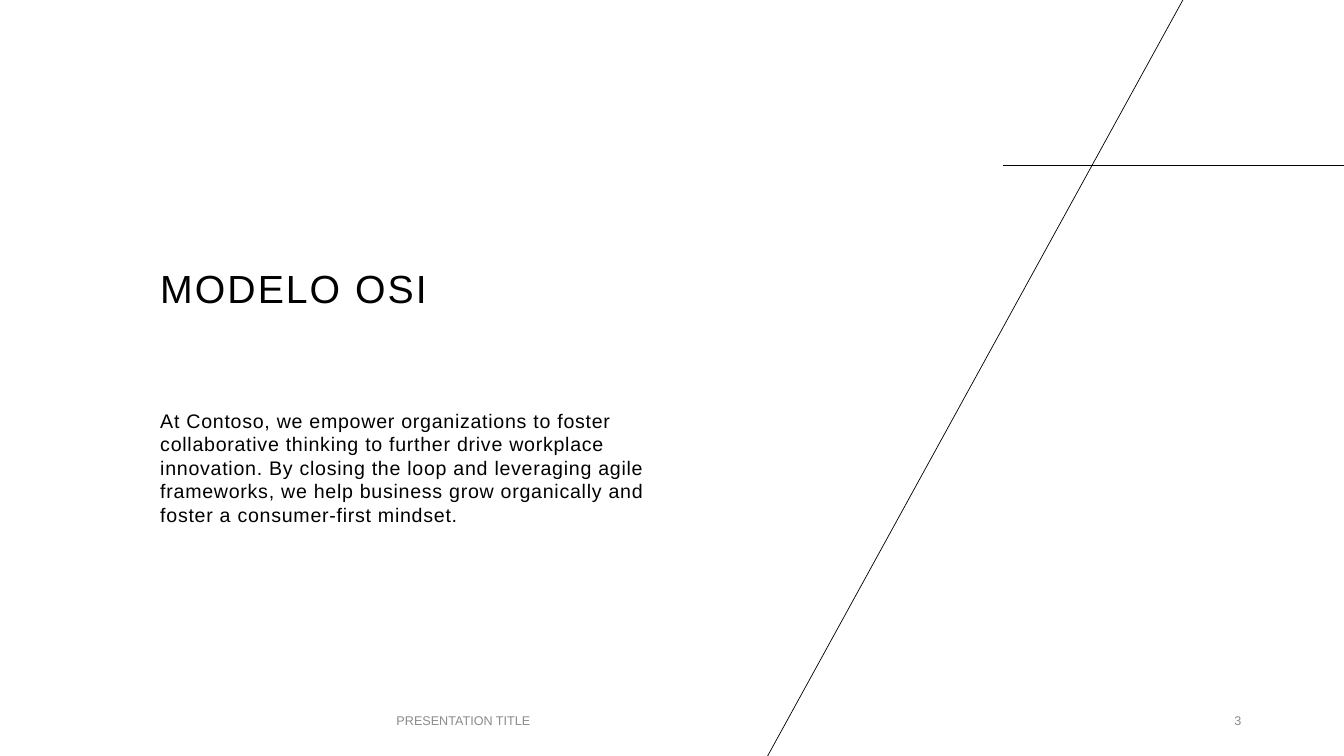
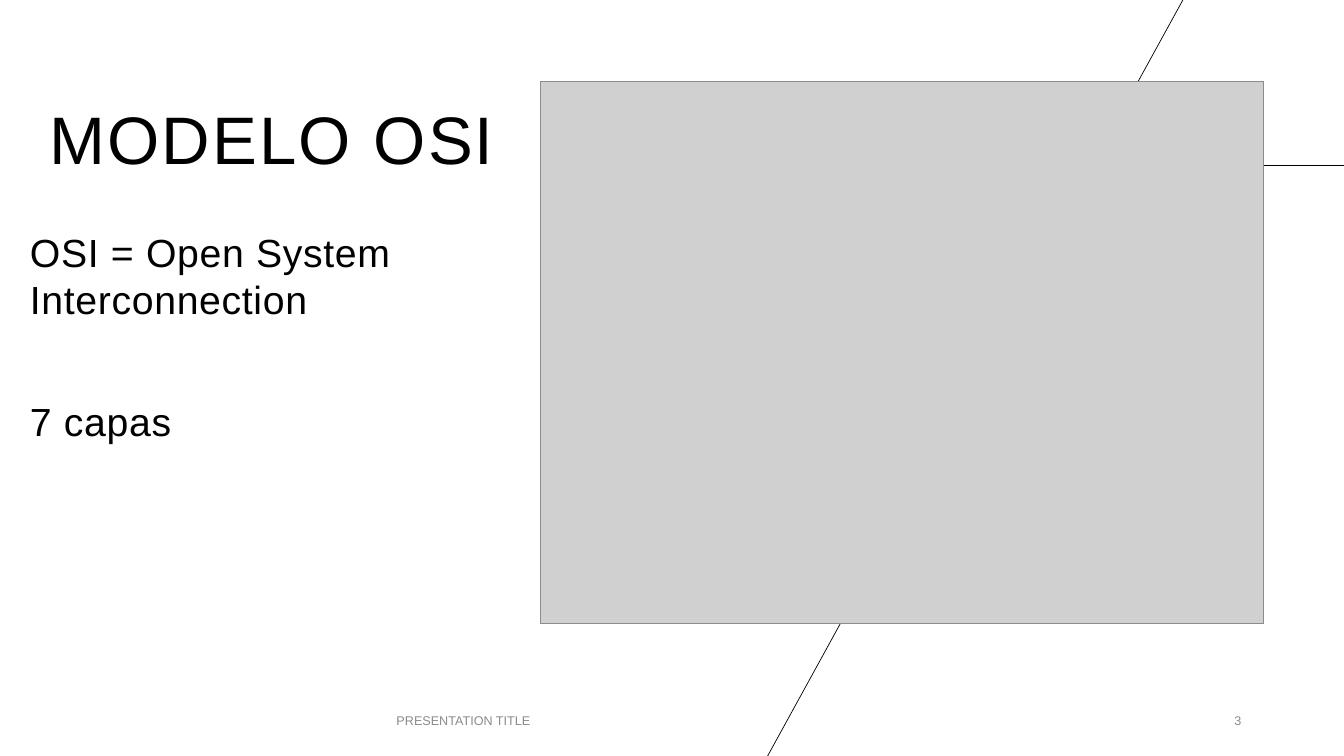
Before and after one commit to jphed/Sem4ULSA, a slide deck: slide 3 of Redes/REDES.pptx. Drawn at 1344x756 pixels with LibreOffice and Linux fonts; fonts in the diff are those of the drawing; grey boxes stand for pictures. Boxes give left, top, right and bottom in pixels: in the first picture for what was removed or moved away, otherwise in the second. Text is boxed around its words. In the diff, an @@ line names an element or a change of style, - is before the commit and + after.

```diff
--- a/Redes/REDES.pptx
+++ b/Redes/REDES.pptx
@@ title "MODELO OSI": place and size @@
-title "MODELO OSI" at bbox=[160, 275, 427, 304]
+title "MODELO OSI" at bbox=[50, 117, 494, 165]
@@ title "MODELO OSI" at bbox=[50, 117, 494, 165]: size 28 to 48 pt @@
@@ picture added at bbox=[540, 82, 1263, 624] @@
@@ text at bbox=[30, 239, 390, 444]: text changed; size 14 to 28 pt @@
-At Contoso, we empower organizations to foster collaborative thinking to further drive workplace innovation. By closing the loop and leveraging agile frameworks, we help business grow organically and foster a consumer-first mindset.
+OSI = Open System Interconnection
+7 capas
```
Also in this commit, not shown: 2 other slides changed, 1 slide added, 1 slide removed, 1 other file.
